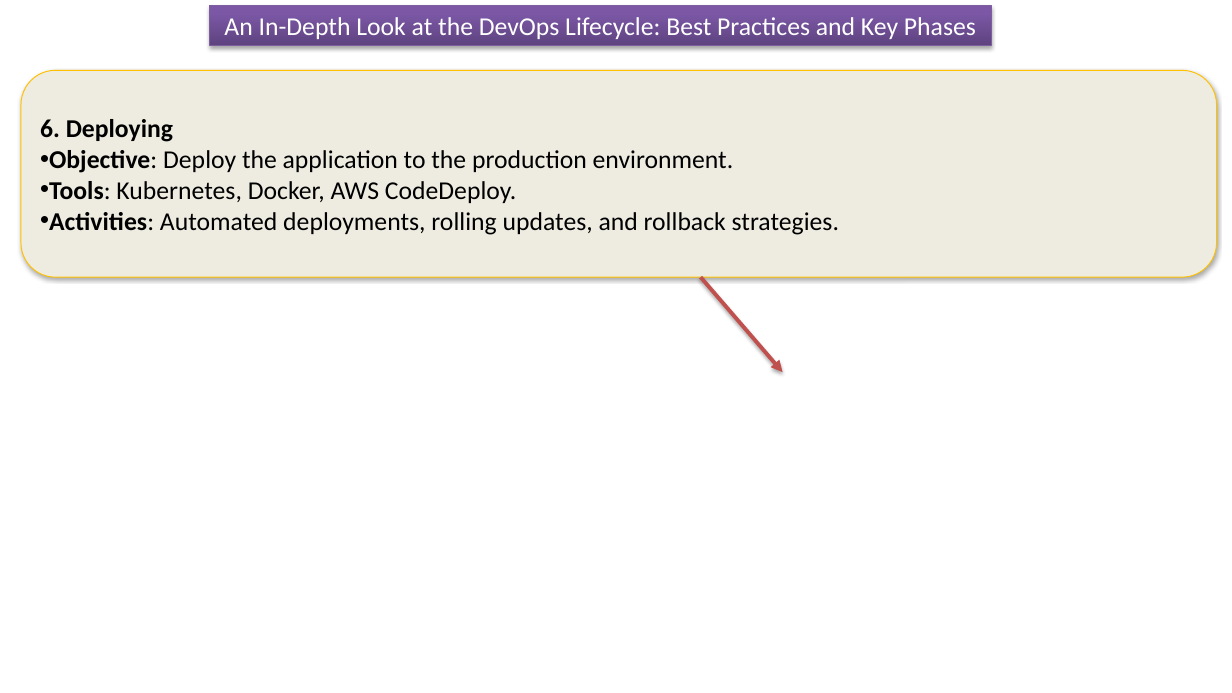
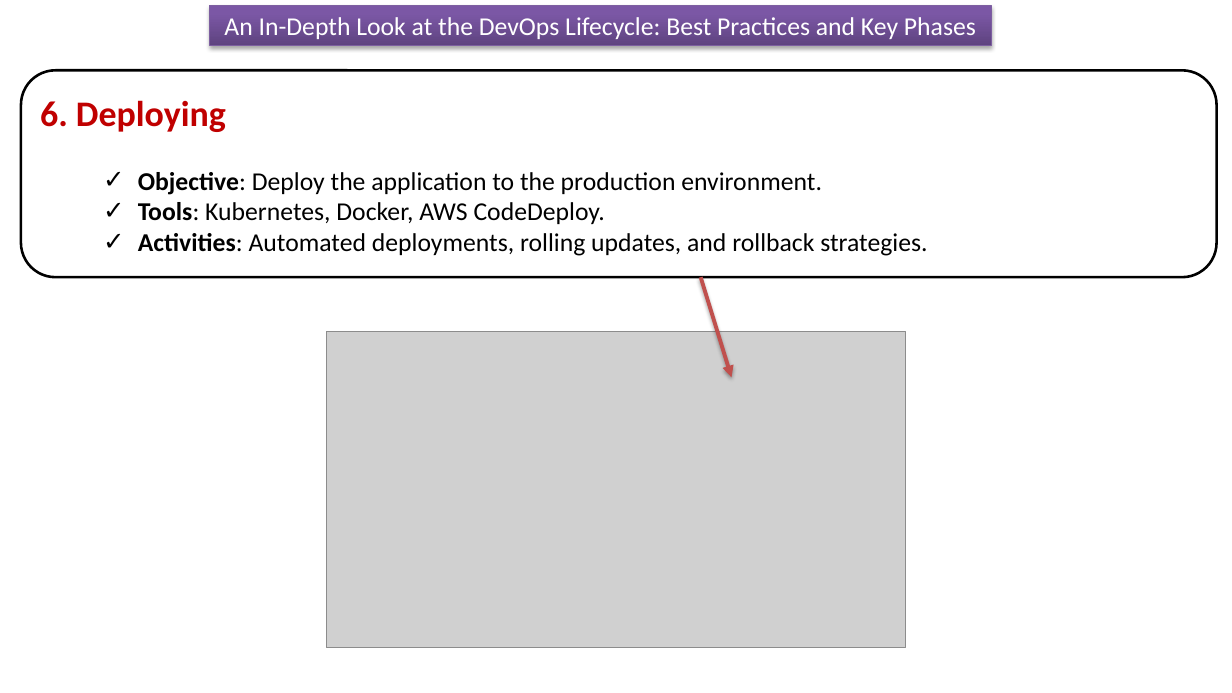
Before and after one commit to ramram43210/Java_2024, a slide deck: slide 7 of Devops_lifecycle_prof_Objectives/Devops_lifecycle_prof_Objectives.pptx. Drawn at 1232x693 pixels with LibreOffice and Linux fonts; fonts in the diff are those of the drawing; grey boxes stand for pictures. Boxes give left, top, right and bottom in pixels: in the first picture for what was removed or moved away, otherwise in the second. Text is boxed around its words. In the diff, an @@ line names an element or a change of style, - is before the commit and + after.

```diff
--- a/Devops_lifecycle_prof_Objectives/Devops_lifecycle_prof_Objectives.pptx
+++ b/Devops_lifecycle_prof_Objectives/Devops_lifecycle_prof_Objectives.pptx
@@ rounded rectangle "6. Deploying" at [21, 70, 1217, 277]: size 20 to 28 pt, text colour #000000 to #C00000 in "6. Deploying"; bullet • to ✓; list level 1 to 2 in "Objective: Deploy the application to ..."; list level 1 to 2 in "Tools: Kubernetes, Docker, AWS CodeDeploy."; list level 1 to 2 in "Activities: Automated deployments, rolling updates, ..."; fill #EEECE1 to #FFFFFF; outline #FFC000 0.75 pt to #000000 2 pt; shadow off @@
@@ arrow moved from (701, 277) - (783, 372) to (701, 277) - (732, 377) @@
@@ picture added at [326, 331, 906, 648] @@
```
Also in this commit, not shown: 11 other slides changed, 1 slide removed.
